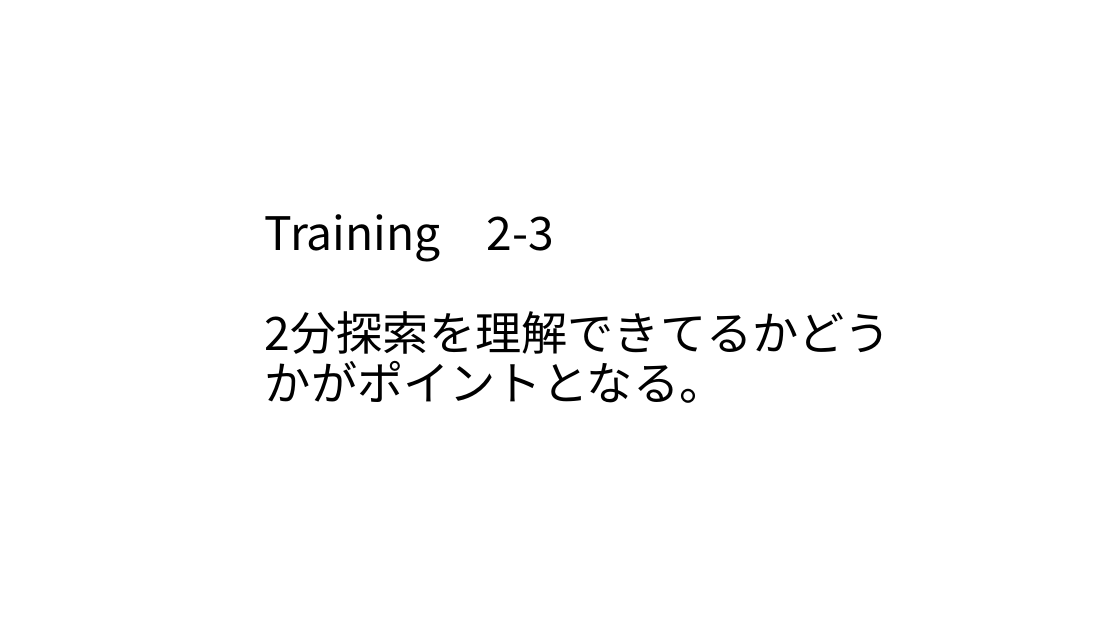
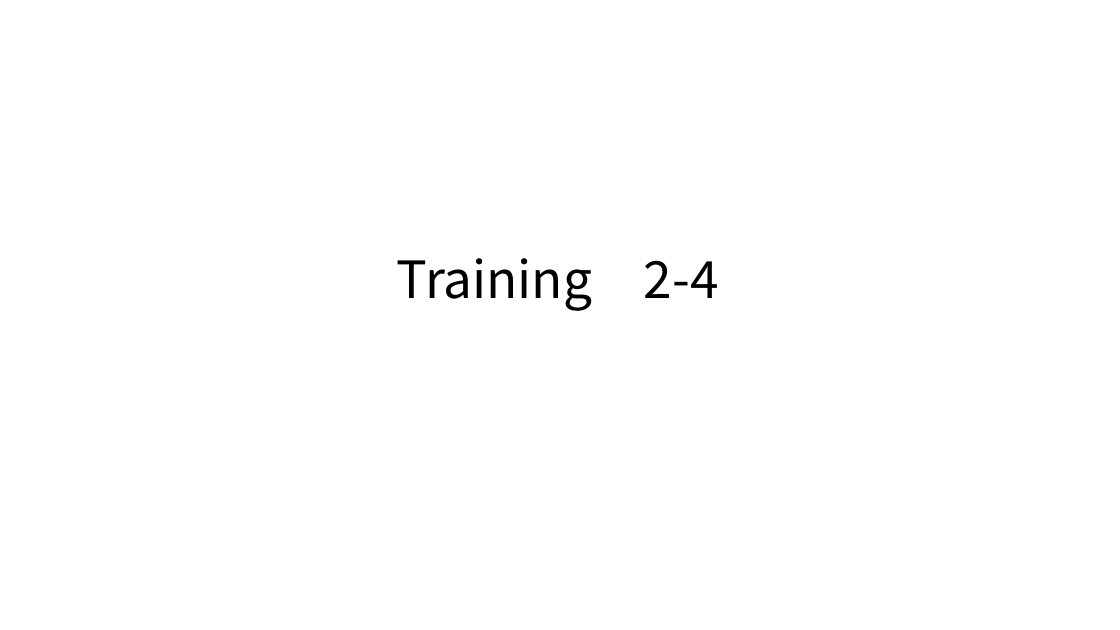
Before and after one commit to masakage/algorithm, a slide deck: slide 6 of docs/第11回選択法交換法アルゴリズム .pptx (slide 5 before the commit). Drawn at 1120x630 pixels with LibreOffice and Linux fonts; fonts in the diff are those of the drawing. Boxes give left, top, right and bottom in pixels: in the first picture for what was removed or moved away, otherwise in the second. Text is boxed around its words. In the diff, an @@ line names an element or a change of style, - is before the commit and + after.

```diff
--- a/docs/第11回選択法交換法アルゴリズム .pptx
+++ b/docs/第11回選択法交換法アルゴリズム .pptx
@@ title at bbox=[397, 258, 719, 311]: text changed; size 39.6 to 44 pt @@
-Training 2-3
-2分探索を理解できてるかどうかがポイントとなる。
+Training 2-4
```
Also in this commit, not shown: 2 other slides changed, 2 slides added.
